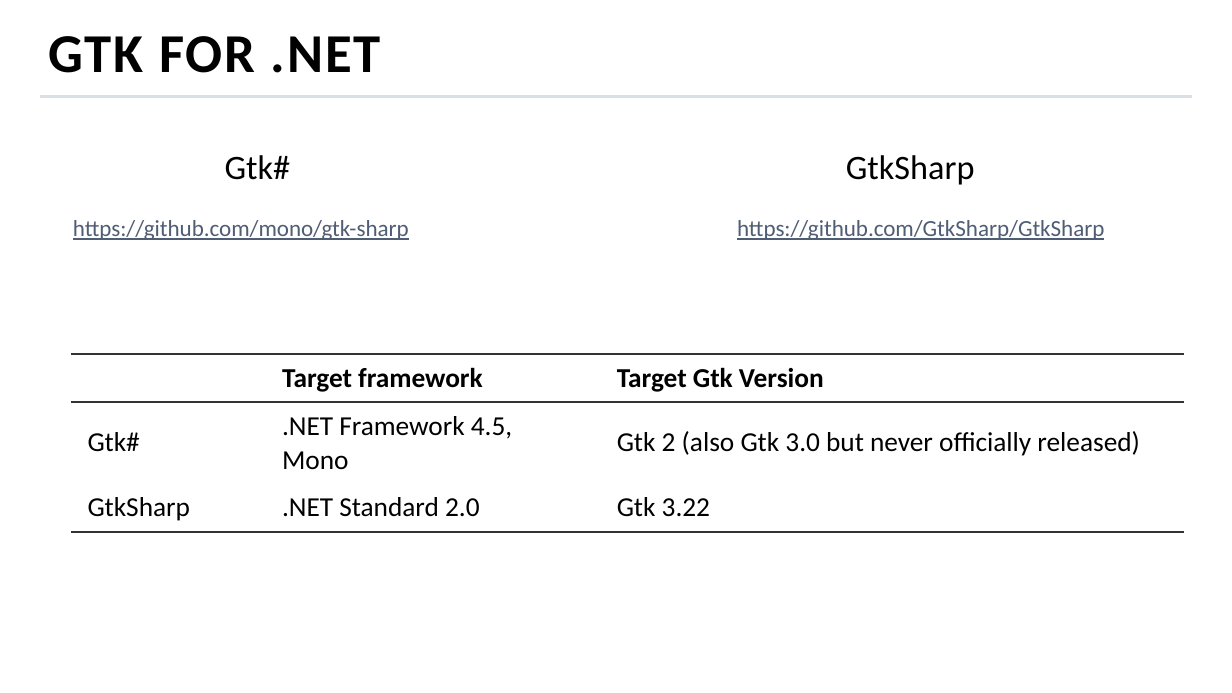
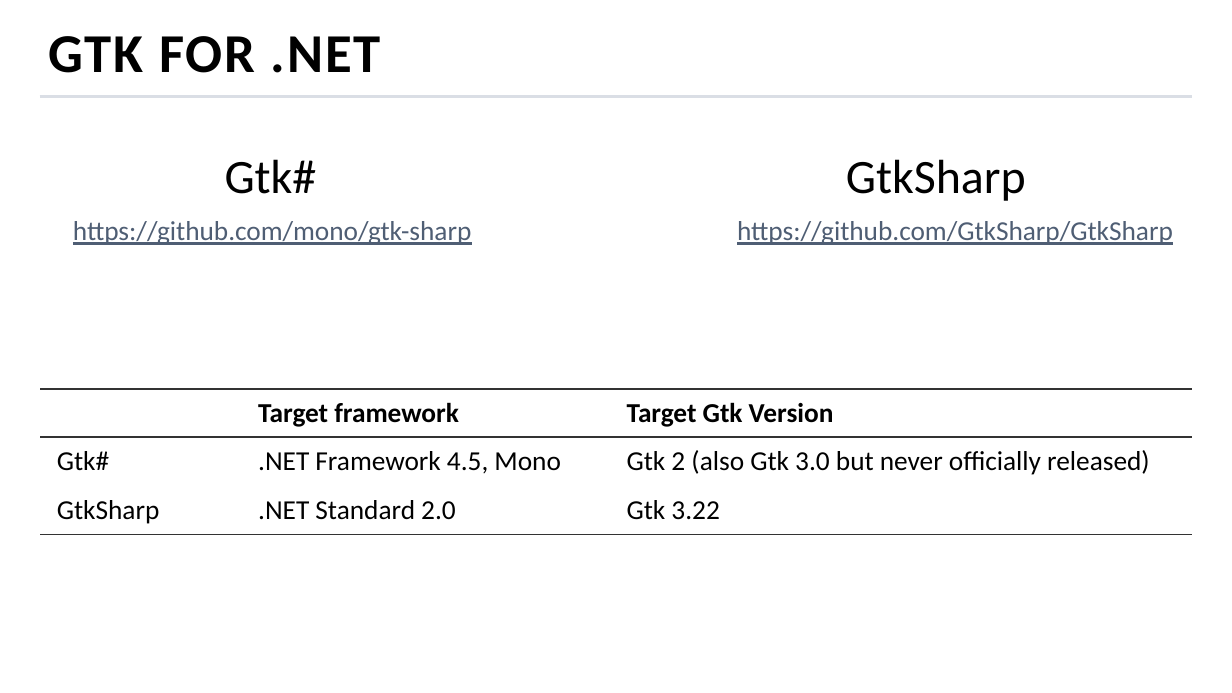
Before and after one commit to MihailRomanov/TechTalks_GUI_in_Net, a slide deck: slide 16 of presentation.pptx (slide 14 before the commit). Drawn at 1232x693 pixels with LibreOffice and Linux fonts; fonts in the diff are those of the drawing; background and template pictures are left out. Boxes give left, top, right and bottom in pixels: in the first picture for what was removed or moved away, otherwise in the second. Text is boxed around its words. In the diff, an @@ line names an element or a change of style, - is before the commit and + after.

```diff
--- a/presentation.pptx
+++ b/presentation.pptx
@@ text "Gtk#" at [225,159,317,194]: size 20 to 28 pt @@
@@ text "GtkSharp" at [846,159,1026,201]: size 20 to 28 pt @@
@@ text "https://github.com/mono/gtk-sharp" at [73,221,471,245]: size 13.5 to 16 pt @@
@@ text "https://github.com/GtkSharp/GtkSharp" at [737,221,1173,245]: size 13.5 to 16 pt @@
@@ table: place and size @@
-table at [70,354,1184,532]
+table at [41,389,1193,535]
```
Also in this commit, not shown: 13 other slides changed, 3 slides added, 2 slides removed.
